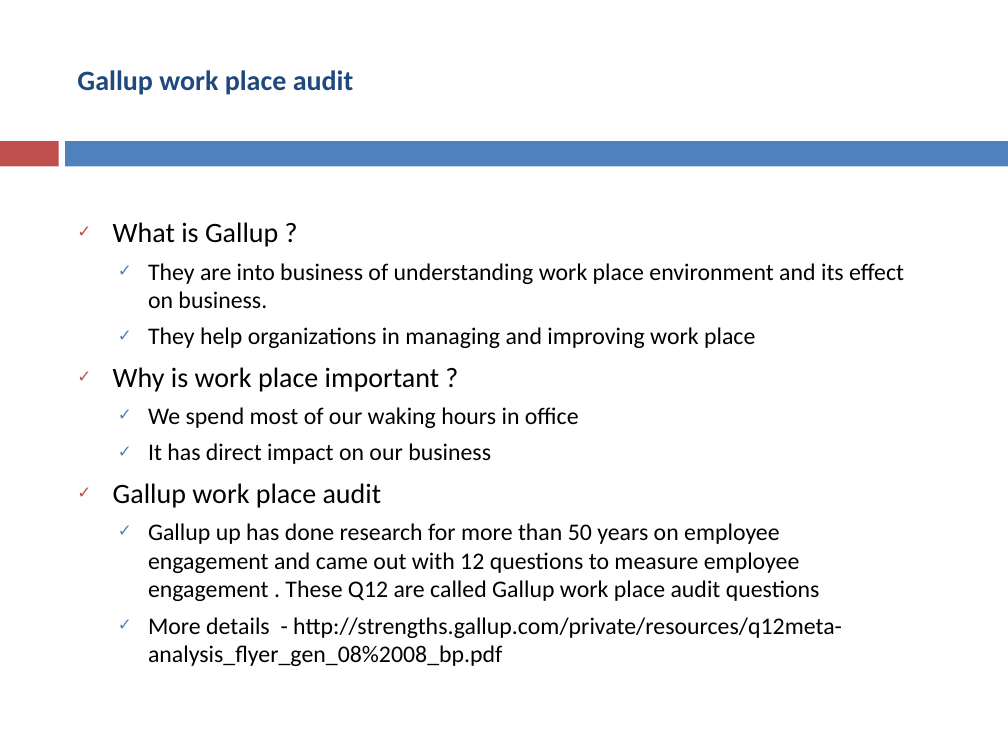
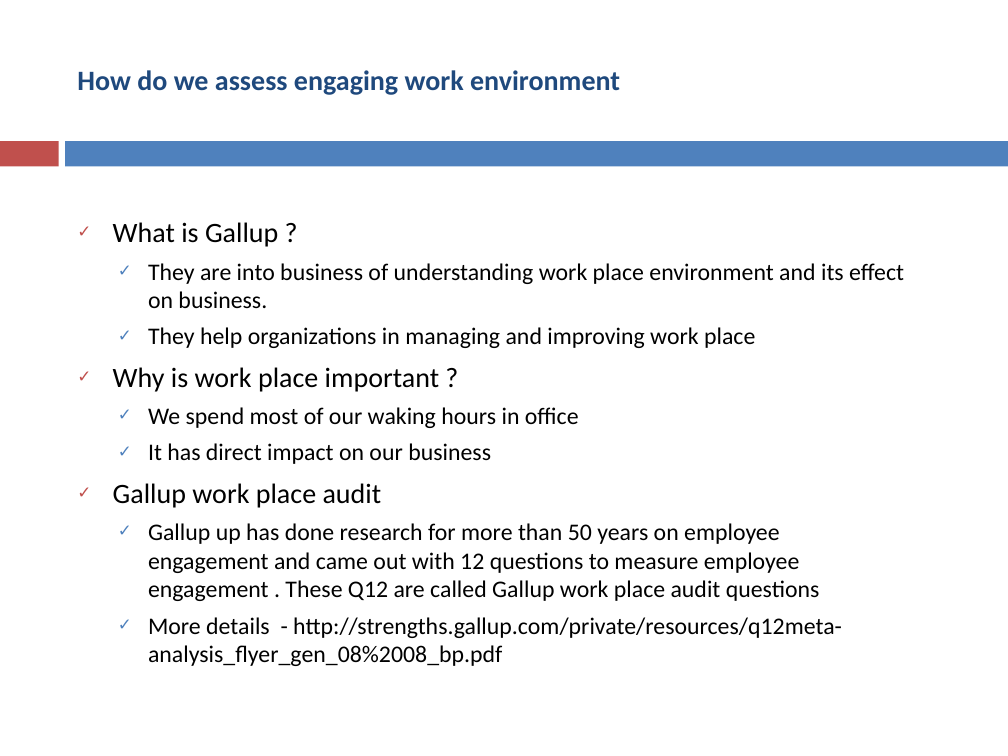
Before and after one commit to asakala/notes, a slide deck: slide 9 of Prokarma/Magnetic Work Environment.pptx (slide 4 before the commit). Drawn at 1008x756 pixels with LibreOffice and Linux fonts; fonts in the diff are those of the drawing. Boxes give left, top, right and bottom in pixels: in the first picture for what was removed or moved away, otherwise in the second. Text is boxed around its words. In the diff, an @@ line names an element or a change of style, - is before the commit and + after.

```diff
--- a/Prokarma/Magnetic Work Environment.pptx
+++ b/Prokarma/Magnetic Work Environment.pptx
@@ title at <box>77,70,620,95</box>: text changed @@
-Gallup work place audit
+How do we assess engaging work environment
```
Also in this commit, not shown: 6 other slides changed, 13 slides added, 3 other files.
